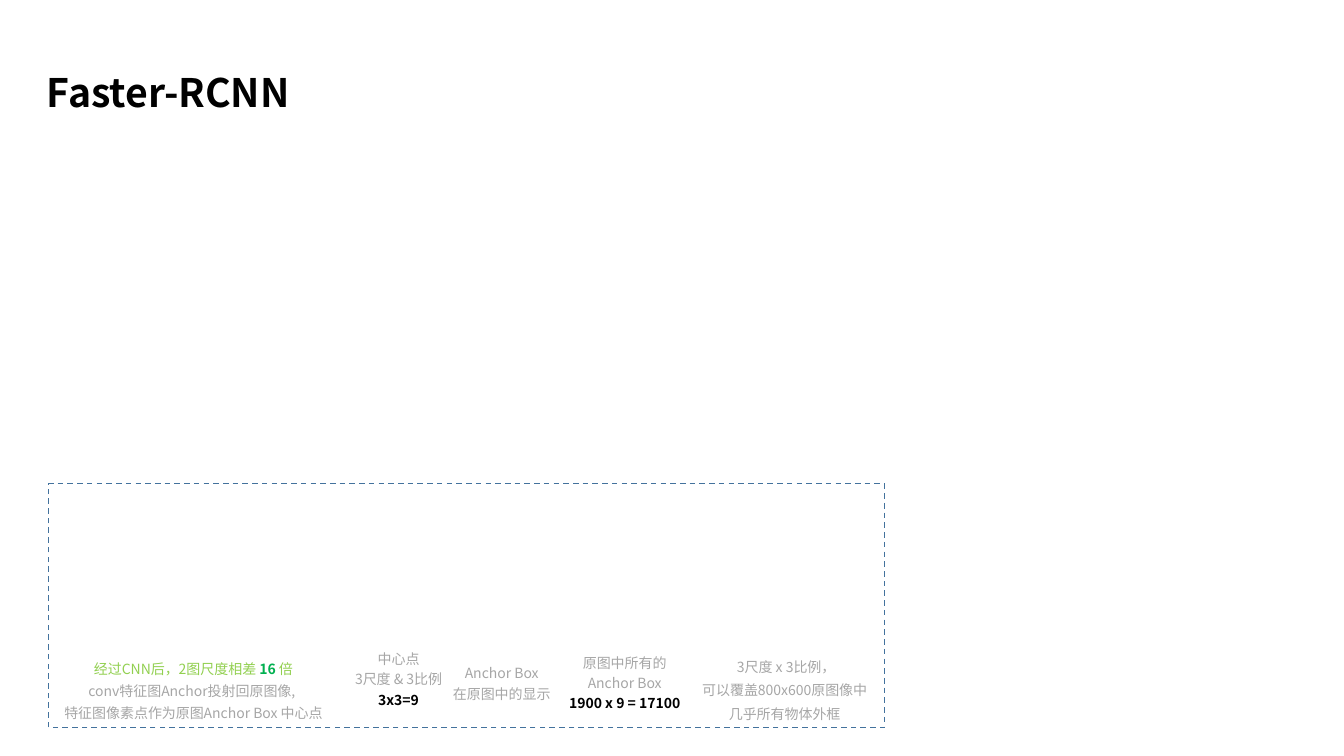
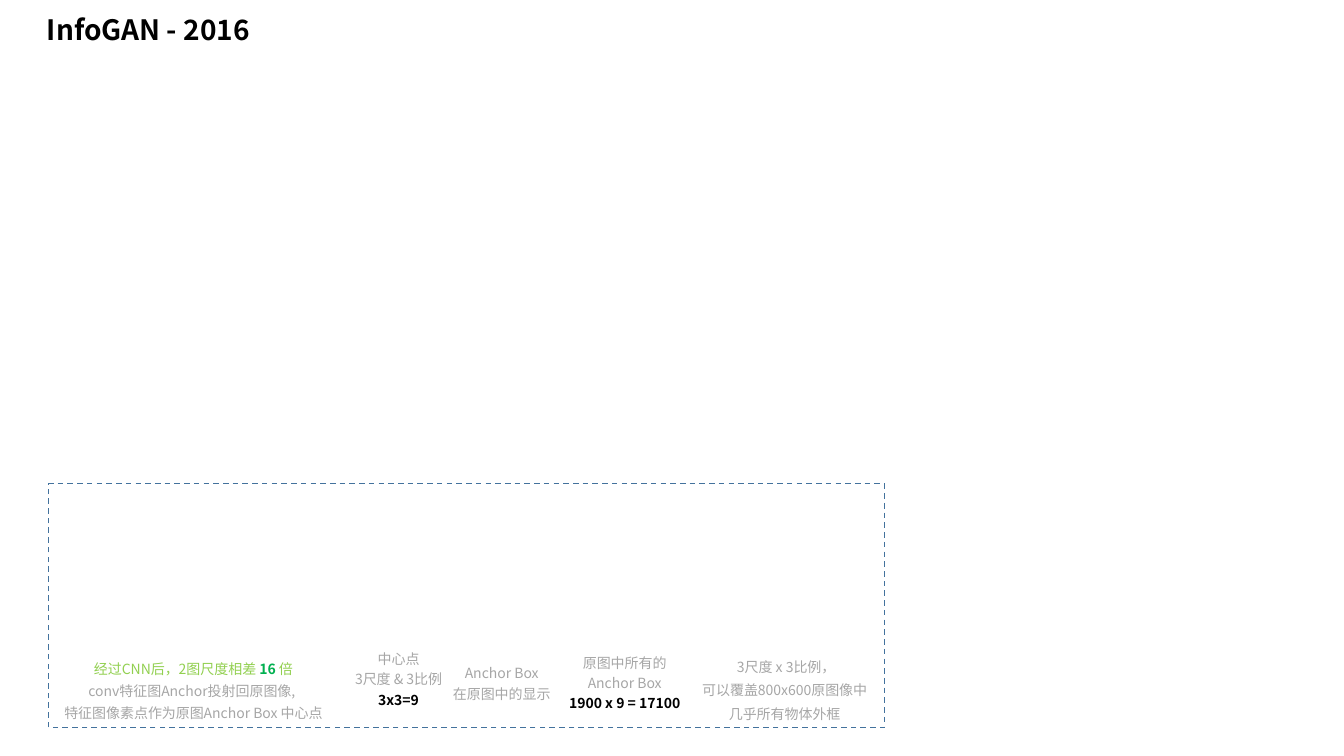
Before and after one commit to taylorguo/GAN_Understanding_Practicing, a slide deck: slide 13 of GAN_Understanding/GANunderstanding.pptx. Drawn at 1344x756 pixels with LibreOffice and Linux fonts; fonts in the diff are those of the drawing. Boxes give left, top, right and bottom in pixels: in the first picture for what was removed or moved away, otherwise in the second. Text is boxed around its words. In the diff, an @@ line names an element or a change of style, - is before the commit and + after.

```diff
--- a/GAN_Understanding/GANunderstanding.pptx
+++ b/GAN_Understanding/GANunderstanding.pptx
@@ text added at bbox=[47, 17, 250, 41], 20 pt, text #000000, bold @@
+InfoGAN - 2016
@@ text removed at bbox=[47, 77, 290, 108] @@
-Faster-RCNN
```
Also in this commit, not shown: 8 other slides changed, 2 other files.
